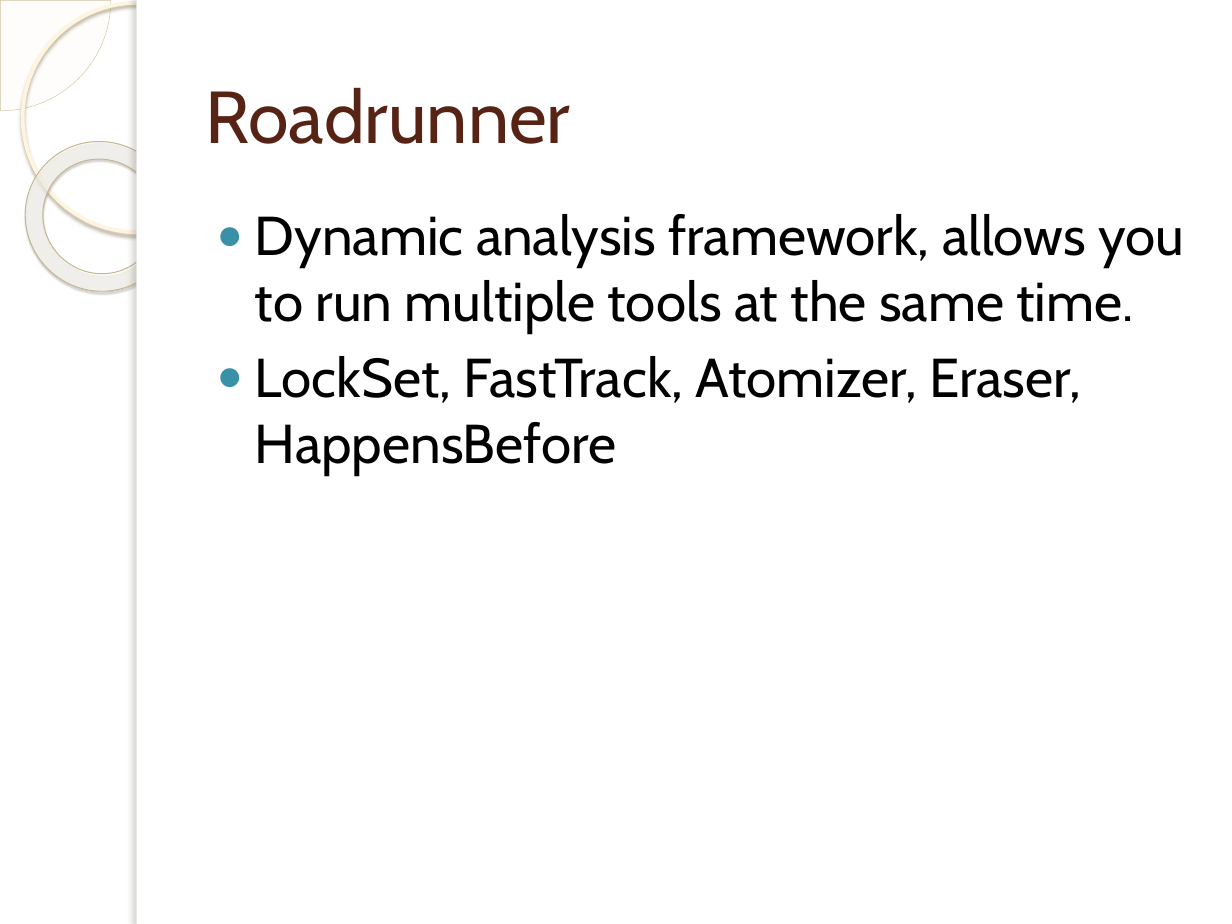
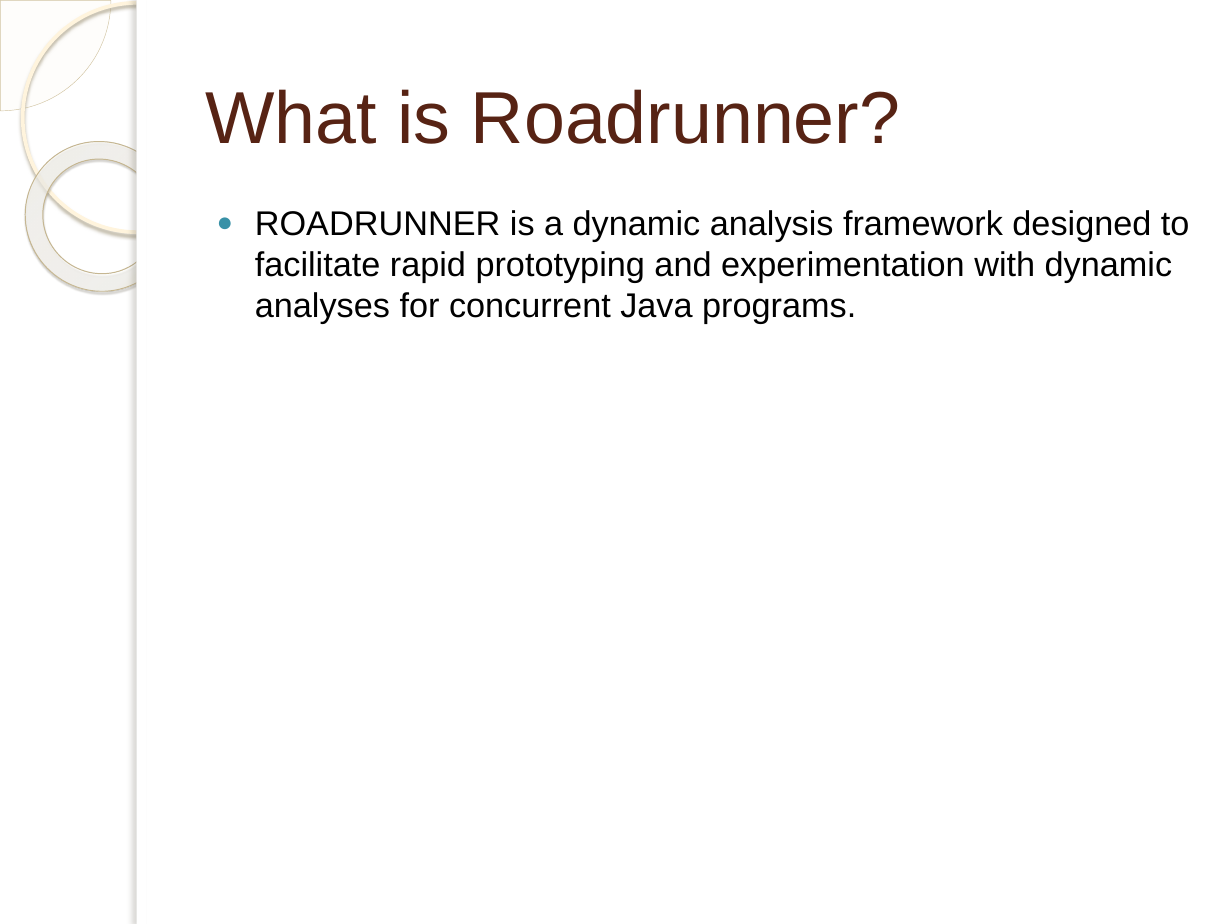
Before and after one commit to curtislu/CS356Projects, a slide deck: slide 2 of roadrunner.pptx (slide 3 before the commit). Drawn at 1232x924 pixels with LibreOffice and Linux fonts; fonts in the diff are those of the drawing; background and template pictures are left out. Boxes give left, top, right and bottom in pixels: in the first picture for what was removed or moved away, otherwise in the second. Text is boxed around its words. In the diff, an @@ line names an element or a change of style, - is before the commit and + after.

```diff
--- a/roadrunner.pptx
+++ b/roadrunner.pptx
@@ title at box(206, 89, 900, 144): text changed; font Cabin to Arial @@
-Roadrunner
+What is Roadrunner?
@@ text at box(255, 210, 1190, 324): text changed; size 32 to 20 pt; font Cabin to Arial @@
-● Dynamic analysis framework, allows you to run multiple tools at the same time.
-● LockSet, FastTrack, Atomizer, Eraser, HappensBefore
+● ROADRUNNER is a dynamic analysis framework designed to facilitate rapid prototyping and experimentation with dynamic analyses for concurrent Java programs.
```
Also in this commit, not shown: 4 other slides changed, 1 slide added, 1 slide removed.
